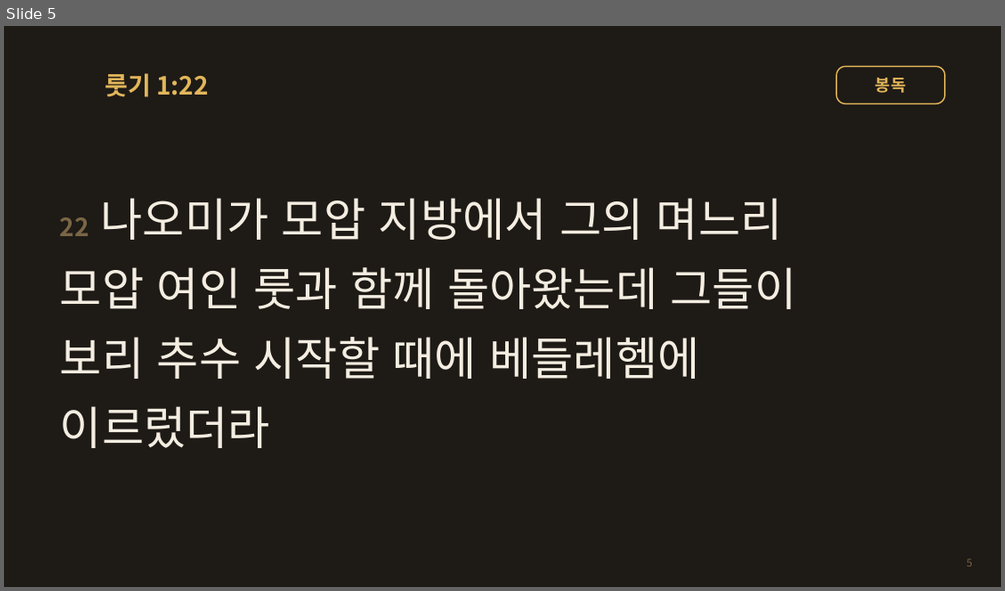
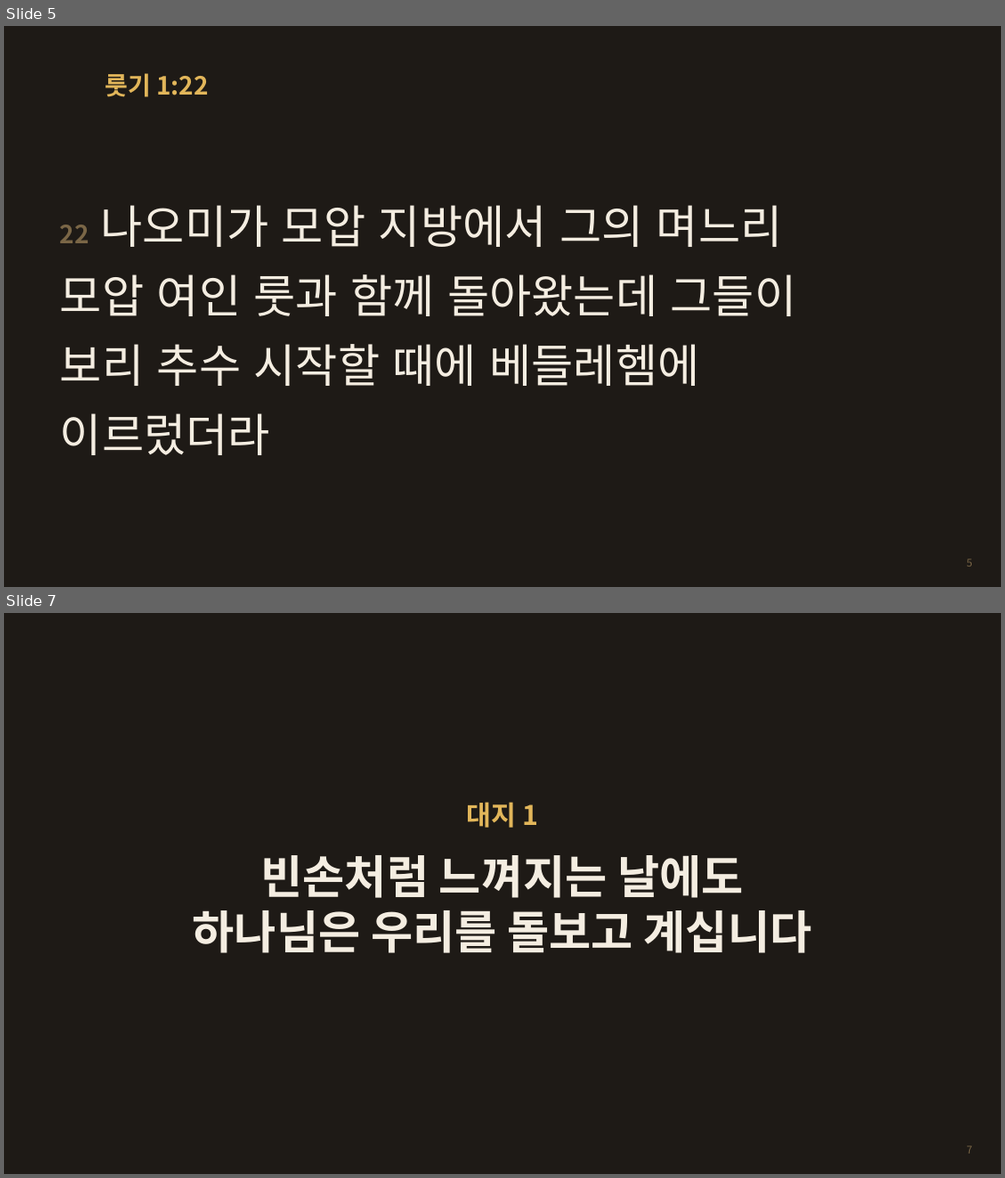
Before and after one commit to chleesarang/cys-terminal-javis, a slide deck: docs/sermons/ruth-naomi-hapdok.pptx. Shown one above the other, each under a label of ours: slide 5 before the commit, slides 5 and 7 after it; the slides between them are not shown. The pictures are 1005x591 and 1005x1178 pixels, drawn with LibreOffice and Linux fonts; fonts in the diff are those of the drawing; background and template pictures are left out. Boxes give left, top, right and bottom in pixels: in the first picture for what was removed or moved away, otherwise in the second. Text is boxed around its words. In the diff, an @@ line names an element or a change of style, - is before the commit and + after.

```diff
--- a/docs/sermons/ruth-naomi-hapdok.pptx
+++ b/docs/sermons/ruth-naomi-hapdok.pptx
@@ slide 7 added at bbox=[4, 613, 1001, 1174], background #1E1A16 @@
@@ text added at bbox=[467, 802, 538, 827], 26 pt, text #E2B65A, bold @@
+대지 1
@@ title added at bbox=[193, 855, 812, 953], 44 pt, text #F4EDE1, bold @@
+빈손처럼 느껴지는 날에도
+하나님은 우리를 돌보고 계십니다
@@ page number added at bbox=[966, 1145, 971, 1153], 10 pt, text #7A6646 @@
+7
@@ slide 5 changed as well @@
@@ rounded rectangle removed at bbox=[836, 66, 945, 103] @@
-봉독
@@ text "22 나오미가 모압 지방에서 그의 ...": place and size @@
-text "22 나오미가 모압 지방에서 그의 ..." at bbox=[60, 198, 797, 448]
+text "22 나오미가 모압 지방에서 그의 ..." at bbox=[60, 205, 797, 455]
```
Also in this commit, not shown: 37 other slides changed, 6 other slides added, 2 slides removed, 2 other files.
